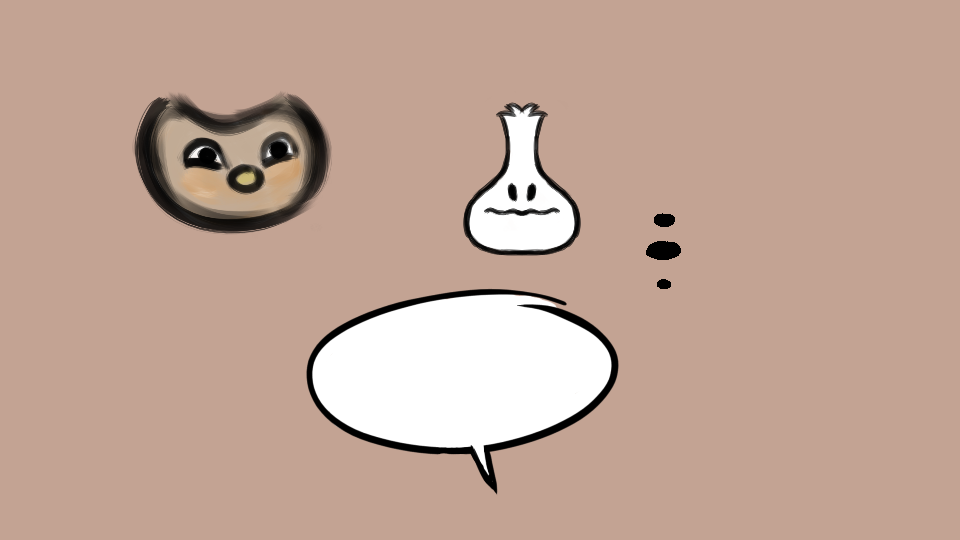
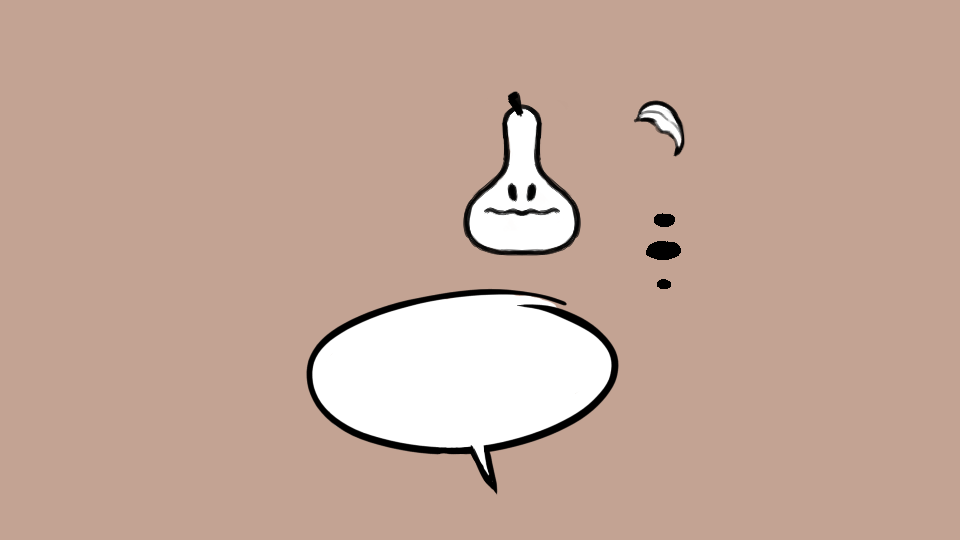
Layer changes from the first 960 × 540 image to the second:
moved "Paint Layer 3" above "Background Merged", painted on it over [496,91,686,163]
removed layer "Background" over [132,91,686,235]
renamed "Paint Layer 4" to "Background Merged", painted on it over [256,91,686,232]
painted on "Paint Layer 2" over [132,91,686,235]
